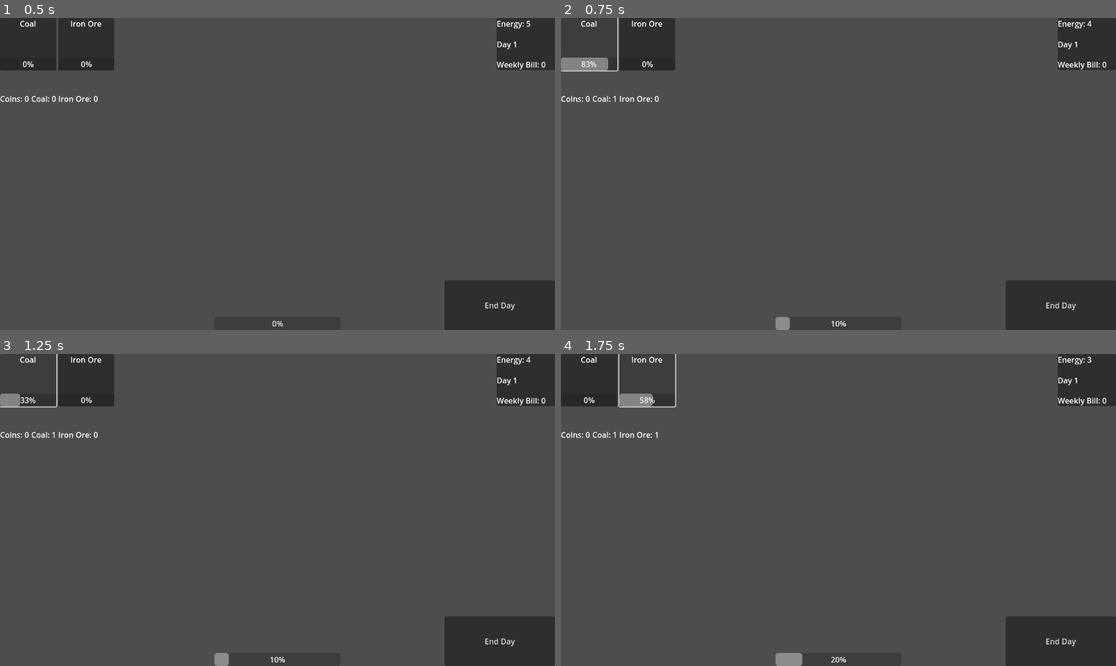
Above: before the commit, frames 1-4 (two rows, left to right).
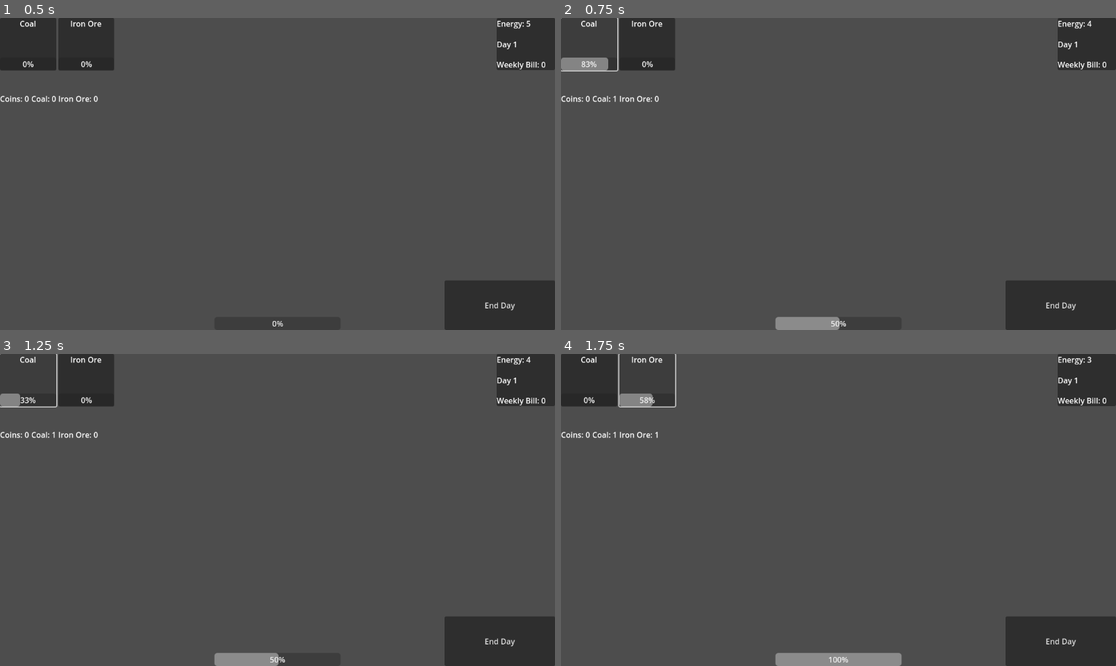
Above: after the commit, the same moments.

Repository: Uziel-8/OAI-BLACKSMITH-POC
Game: Godot game, scene res://Scenes/level.tscn
The game is run twice, just before and just after one commit, with the same random seed, the same clock (stepped at 60 frames per second) and the same inputs.
Inputs:
- Up to frame 1 (0.5 s): no input
- Up to frame 2 (0.75 s): click "Coal" at 0.5 s
- Up to frame 3 (1.25 s): no input
- Up to frame 4 (1.75 s): click "Iron Ore" at 1.25 s

Frame 1 is identical in both runs. In frame 2, 0.4% of the frame differs, in the area x 40-51%, y 95-100%; in frame 3, 0.4%; in frame 4, 0.7%, in the area x 43-62%, y 95-100%.

Commit message:
added xp changes, working on level up function

Diff:
--- a/OAI Blacksmith POC/Scenes/level.gd
+++ b/OAI Blacksmith POC/Scenes/level.gd
@@ -8,16 +8,10 @@
 @onready var exp_bar = $ExpBar
 
 
-func _process(_delta: float) -> void:
-	exp_bar.max_value = Globals.exp_threshold
-	exp_bar.value = Globals.exp
-	#if Globals.day / 7 == int:
-		#Globals.coins -= Globals.rent
-
-
 func _ready() -> void:
 	EventBus.mined.connect(_on_ore_mined)
 	EventBus.coin_changed.connect(_on_coin_changed)
+	EventBus.xp_changed.connect(_on_xp_changed)
 	energy_label.text = str("Energy: ", Globals.energy)
 	day_label.text = str("Day ", Globals.day)
 	rent_label.text = str("Weekly Bill: ", Globals.rent)
@@ -27,7 +21,7 @@
 	#or make higher tier ores require equipment to mine
 	#something to make it not always optimal to mine most valuable ore
 	Globals.energy -= 1
-	Globals.exp += 10
+	Globals.xp += 50
 	energy_label.text = str("Energy: ", Globals.energy)
 
 func _on_end_day_pressed() -> void:
@@ -41,9 +35,11 @@
 	coin_label.text = str("Coins: ", Globals.coins)
 	print("chaching")
 
-func level_up():
-	pass
-	#make this
+func _on_xp_changed():
+	exp_bar.value = Globals.xp
+	if Globals.xp >= Globals.xp_threshold:
+		EventBus.level_up.emit()
+		Globals.xp_threshold = Globals.xp_threshold * 1.1
 
 
 #TO DO
--- a/OAI Blacksmith POC/Scripts/Globals.gd
+++ b/OAI Blacksmith POC/Scripts/Globals.gd
@@ -13,10 +13,16 @@
 
 var rent = 0
 
-var exp = 0
+var xp = 0:
+	set(value):
+		xp = value
+		EventBus.xp_changed.emit()
+
 var level = 0
 
-var exp_threshold = 100
+var xp_threshold = 100
+
+
 
 #make a level up function!
 #func on level up: xp = 0, level +1, levelthreshold * 1.1
--- a/OAI Blacksmith POC/Scripts/event_bus.gd
+++ b/OAI Blacksmith POC/Scripts/event_bus.gd
@@ -7,3 +7,6 @@
 
 
 signal coin_changed
+
+signal xp_changed(int)
+signal level_up
